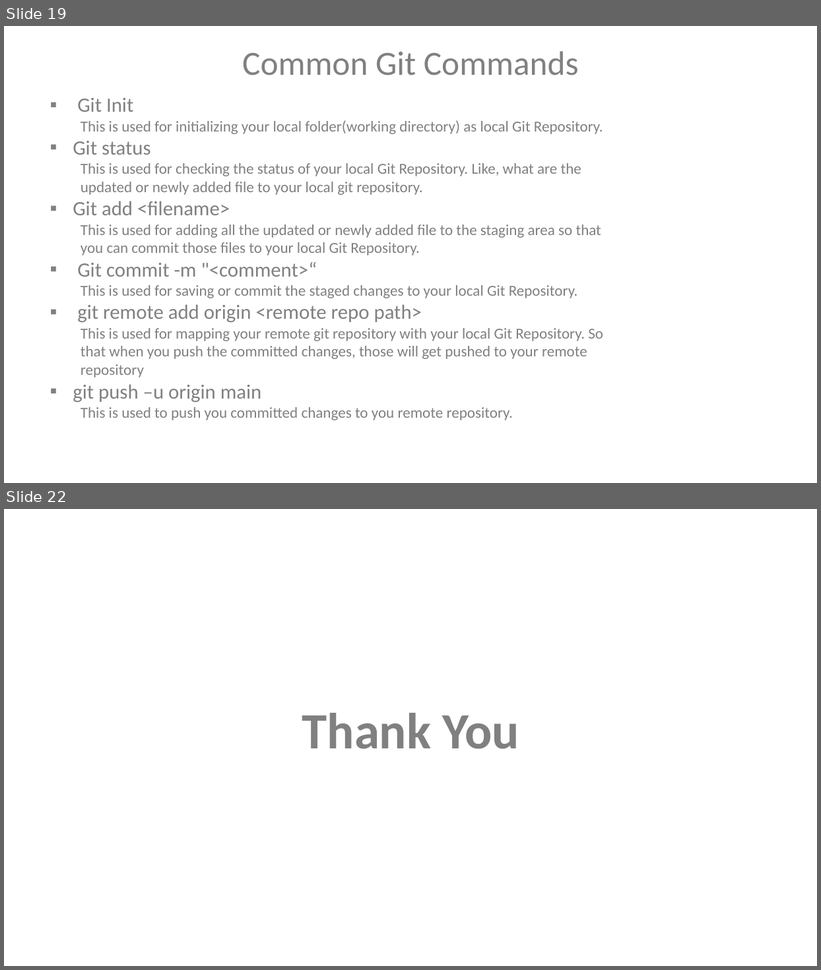
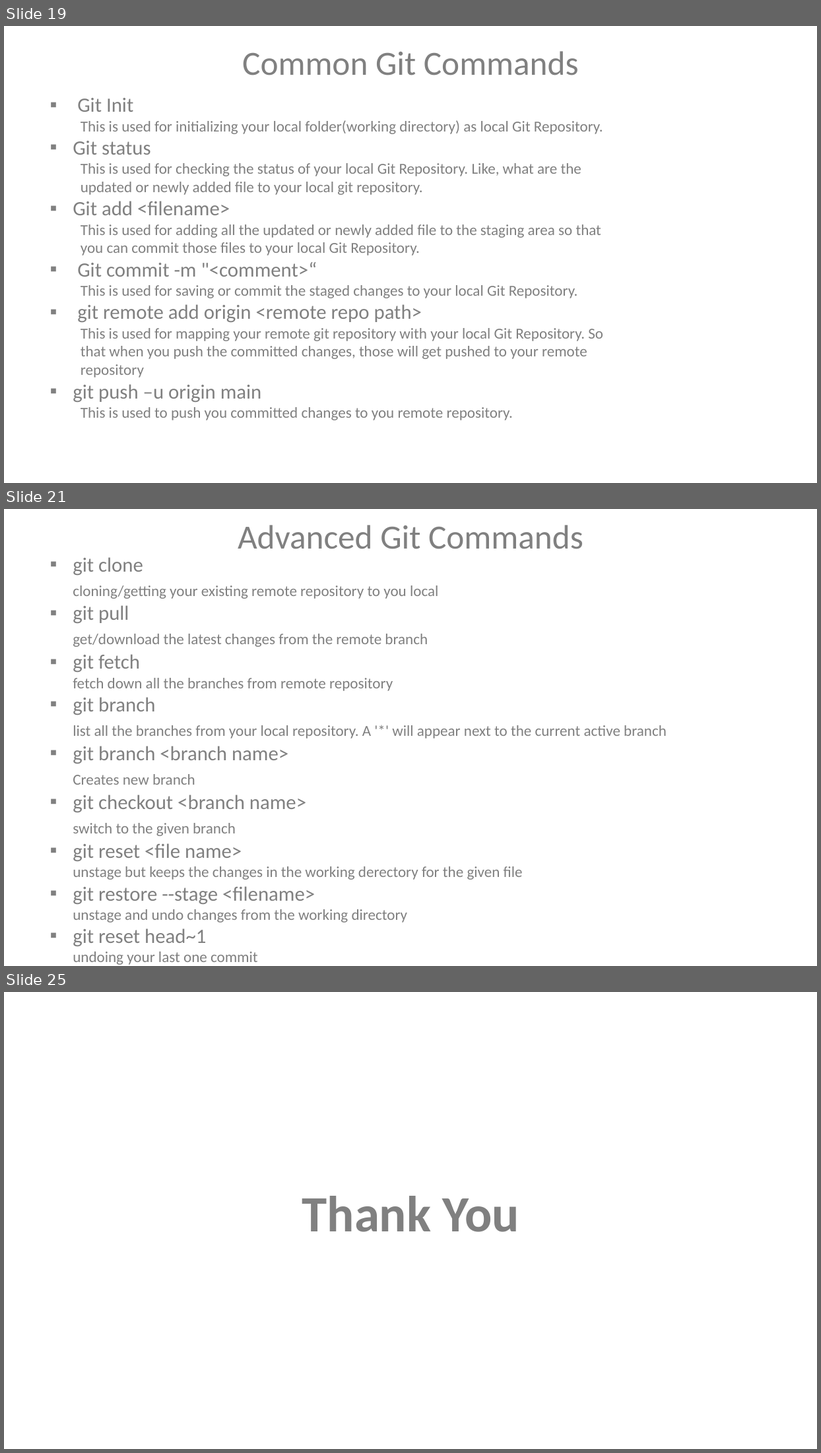
Before and after one commit to VaijinathHarbak/DevOpsDemo, a slide deck: DevOps.pptx. Shown one above the other, each under a label of ours: slides 19 and 22 before the commit, slides 19, 21 and 25 after it; the slides between them are not shown. The pictures are 821x970 and 821x1453 pixels, drawn with LibreOffice and Linux fonts; fonts in the diff are those of the drawing. Boxes give left, top, right and bottom in pixels: in the first picture for what was removed or moved away, otherwise in the second. Text is boxed around its words. In the diff, an @@ line names an element or a change of style, - is before the commit and + after.

```diff
--- a/DevOps.pptx
+++ b/DevOps.pptx
@@ slide 21 added at [4,509,817,966], background #FFFFFF @@
@@ text added at [238,525,583,549], 40 pt, text #808080 @@
+Advanced Git Commands
@@ text added at [73,557,667,965], 18 pt, text #808080 @@
+▪ git clone
+cloning/getting your existing remote repository to you local
+▪ git pull
+get/download the latest changes from the remote branch
+▪ git fetch
+fetch down all the branches from remote repository
+▪ git branch
+list all the branches from your local repository. A '*' will appear next to the current active branch
+▪ git branch <branch name>
+Creates new branch
+▪ git checkout <branch name>
+switch to the given branch
+▪ git reset <file name>
+unstage but keeps the changes in the working derectory for the given file
+▪ git restore --stage <filename>
+unstage and undo changes from the working directory
+▪ git reset head~1
+undoing your last one commit
@@ what was slide 22 is now slide 25 @@
```
Also in this commit, not shown: 2 slides changed, 2 other slides added, 1 other file.
